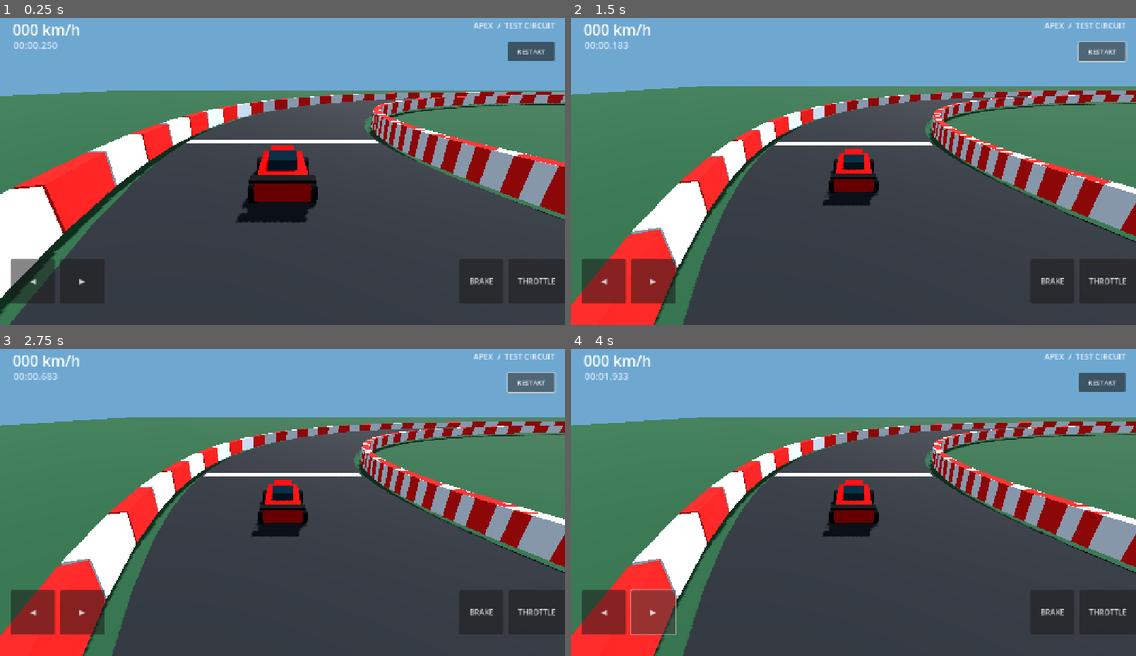
Above: before the commit, frames 1-4 (two rows, left to right).
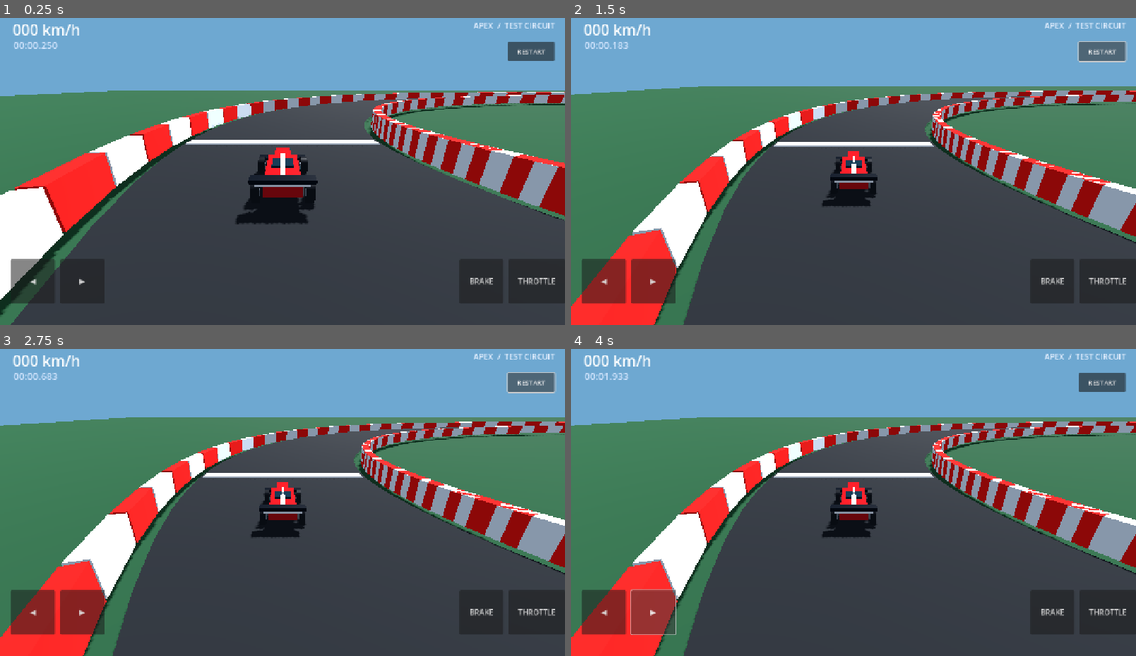
Above: after the commit, the same moments.

Repository: dhruvbhattacharjee009-creator/Apex_racing
Game: Godot game, scene res://scenes/main.tscn
The game is run twice, just before and just after one commit, with the same random seed, the same clock (stepped at 60 frames per second) and the same inputs.
Inputs:
- Up to frame 1 (0.25 s): no input
- Up to frame 2 (1.5 s): click "RESTART" at 0.5 s; click "RESTART" at 1.25 s
- Up to frame 3 (2.75 s): click "RESTART" at 2 s
- Up to frame 4 (4 s): click "◀" at 2.75 s; click "▶" at 3.5 s

The runs differ from the first frame. In frame 1, 2.3% of the frame differs, in the area x 0-100%, y 23-100%; in frame 2, 1.7%; in frame 3, 1.7%; in frame 4, 1.7%.

Commit message:
Add configurable formula and GT3 car models

Diff:
--- a/scripts/car_controller.gd
+++ b/scripts/car_controller.gd
@@ -1,11 +1,11 @@
 extends CharacterBody3D
 class_name ApexCarController
 
-const ENGINE_ACCELERATION := 23.0
+const BASE_ACCELERATION := 23.0
 const BRAKE_ACCELERATION := 38.0
-const MAX_SPEED := 58.0
+const BASE_MAX_SPEED := 58.0
 const REVERSE_SPEED := 12.0
-const LATERAL_GRIP := 7.5
+const BASE_LATERAL_GRIP := 7.5
 const GRAVITY := 22.0
 
 var speed_kmh: float = 0.0
@@ -13,6 +13,11 @@
 var throttle_input: float = 0.0
 var brake_input: float = 0.0
 var spawn_transform: Transform3D
+var car_profile: Dictionary = {}
+var max_speed: float = BASE_MAX_SPEED
+var engine_acceleration: float = BASE_ACCELERATION
+var lateral_grip: float = BASE_LATERAL_GRIP
+var visual_root: Node3D
 
 func _ready() -> void:
 	name = "PlayerCar"
@@ -20,8 +25,20 @@
 	floor_snap_length = 0.35
 	floor_max_angle = deg_to_rad(48.0)
 	_build_collision()
+	apply_car_profile({"name": "APEX GP-01", "style": "formula", "paint": "#D71920", "accent": "#F4F4F4"})
+	spawn_transform = global_transform
+
+func apply_car_profile(profile: Dictionary) -> void:
+	car_profile = profile.duplicate(true)
+	max_speed = float(profile.get("top_speed", BASE_MAX_SPEED))
+	engine_acceleration = float(profile.get("acceleration", BASE_ACCELERATION))
+	lateral_grip = float(profile.get("grip", BASE_LATERAL_GRIP))
+	if is_instance_valid(visual_root):
+		visual_root.queue_free()
+	visual_root = Node3D.new()
+	visual_root.name = "CarVisuals"
+	add_child(visual_root)
 	_build_visual()
-	spawn_transform = global_transform
 
 func _physics_process(delta: float) -> void:
 	throttle_input = Input.get_action_strength("accelerate")
@@ -31,25 +48,25 @@
 	var right := global_transform.basis.x
 	var forward_speed: float = velocity.dot(forward)
 	if throttle_input > 0.0:
-		velocity += forward * ENGINE_ACCELERATION * throttle_input * delta
+		velocity += forward * engine_acceleration * throttle_input * delta
 	if brake_input > 0.0:
 		if forward_speed > 1.0:
 			velocity -= forward * minf(BRAKE_ACCELERATION * brake_input * delta, forward_speed)
 		else:
-			velocity -= forward * ENGINE_ACCELERATION * 0.55 * brake_input * delta
+			velocity -= forward * engine_acceleration * 0.55 * brake_input * delta
 	if Input.is_action_pressed("handbrake"):
 		velocity -= right * velocity.dot(right) * minf(12.0 * delta, 1.0)
 	var steering_speed_factor: float = clampf(absf(forward_speed) / 12.0, 0.18, 1.0)
-	var speed_limiter: float = 1.0 - clampf(absf(forward_speed) / MAX_SPEED, 0.0, 0.72)
+	var speed_limiter: float = 1.0 - clampf(absf(forward_speed) / max_speed, 0.0, 0.72)
 	if absf(forward_speed) > 0.8:
 		rotate_y(-steering_input * 1.75 * steering_speed_factor * speed_limiter * signf(forward_speed) * delta)
 	forward = -global_transform.basis.z
 	right = global_transform.basis.x
 	var lateral_speed: float = velocity.dot(right)
-	velocity -= right * lateral_speed * minf(LATERAL_GRIP * delta, 0.92)
+	velocity -= right * lateral_speed * minf(lateral_grip * delta, 0.92)
 	var longitudinal_speed: float = velocity.dot(forward)
-	if longitudinal_speed > MAX_SPEED:
-		velocity -= forward * (longitudinal_speed - MAX_SPEED)
+	if longitudinal_speed > max_speed:
+		velocity -= forward * (longitudinal_speed - max_speed)
 	if longitudinal_speed < -REVERSE_SPEED:
 		velocity -= forward * (longitudinal_speed + REVERSE_SPEED)
 	velocity -= velocity * minf(0.32 * delta, 0.08)
@@ -70,66 +87,89 @@
 func _build_collision() -> void:
 	var collision := CollisionShape3D.new()
 	var shape := BoxShape3D.new()
-	shape.size = Vector3(1.65, 0.85, 3.8)
+	shape.size = Vector3(1.8, 0.9, 4.0)
 	collision.shape = shape
 	collision.position.y = 0.55
 	add_child(collision)
 
+func _material(hex: String, metallic: float = 0.25) -> StandardMaterial3D:
+	var material := StandardMaterial3D.new()
+	material.albedo_color = Color.from_string(hex, Color.WHITE)
+	material.metallic = metallic
+	material.roughness = 0.3
+	return material
+
+func _box(size: Vector3, pos: Vector3, material: Material, parent: Node3D = null) -> MeshInstance3D:
+	var item := MeshInstance3D.new()
+	var mesh := BoxMesh.new()
+	mesh.size = size
+	item.mesh = mesh
+	item.position = pos
+	item.material_override = material
+	(parent if parent != null else visual_root).add_child(item)
+	return item
+
 func _build_visual() -> void:
-	var body_material := StandardMaterial3D.new()
-	body_material.albedo_color = Color(0.82, 0.035, 0.055)
-	body_material.metallic = 0.45
-	body_material.roughness = 0.28
-	var dark_material := StandardMaterial3D.new()
-	dark_material.albedo_color = Color(0.035, 0.045, 0.06)
-	dark_material.metallic = 0.25
-	var glass_material := StandardMaterial3D.new()
-	glass_material.albedo_color = Color(0.08, 0.19, 0.25)
-	glass_material.metallic = 0.55
-	glass_material.roughness = 0.18
+	var paint := _material(str(car_profile.get("paint", "#D71920")), 0.48)
+	var accent := _material(str(car_profile.get("accent", "#F4F4F4")), 0.32)
+	var dark := _material("#10151D", 0.18)
+	var glass := _material("#18384B", 0.62)
+	var rubber := _material("#17191D", 0.0)
+	var is_gt3 := str(car_profile.get("style", "formula")) == "gt3"
 
-	var chassis := MeshInstance3D.new()
-	var chassis_mesh := BoxMesh.new()
-	chassis_mesh.size = Vector3(1.75, 0.48, 3.8)
-	chassis.mesh = chassis_mesh
-	chassis.position.y = 0.68
-	chassis.material_override = body_material
-	add_child(chassis)
+	if is_gt3:
+		_build_gt3_body(paint, accent, dark, glass)
+		_build_wheels(rubber, 1.08, 1.42, 0.43, 0.34)
+	else:
+		_build_formula_body(paint, accent, dark, glass)
+		_build_wheels(rubber, 0.91, 1.25, 0.39, 0.27)
 
-	var nose := MeshInstance3D.new()
-	var nose_mesh := BoxMesh.new()
-	nose_mesh.size = Vector3(1.15, 0.22, 1.5)
-	nose.mesh = nose_mesh
-	nose.position = Vector3(0.0, 0.73, -2.25)
-	nose.material_override = body_material
-	add_child(nose)
+func _build_formula_body(paint: Material, accent: Material, dark: Material, glass: Material) -> void:
+	_box(Vector3(1.28, 0.38, 3.35), Vector3(0.0, 0.66, 0.05), paint)
+	_box(Vector3(0.72, 0.20, 1.65), Vector3(0.0, 0.68, -2.05), paint)
+	_box(Vector3(0.82, 0.22, 0.86), Vector3(0.0, 0.83, -0.35), glass)
+	_box(Vector3(0.18, 0.10, 2.5), Vector3(0.0, 0.89, -0.15), accent)
+	_box(Vector3(2.25, 0.13, 0.48), Vector3(0.0, 0.43, -2.35), dark)
+	_box(Vector3(2.05, 0.12, 0.42), Vector3(0.0, 1.10, 1.73), dark)
+	_box(Vector3(1.72, 0.10, 0.34), Vector3(0.0, 0.95, 1.70), accent)
+	_box(Vector3(0.16, 0.48, 0.14), Vector3(-0.55, 0.79, 1.52), dark)
+	_box(Vector3(0.16, 0.48, 0.14), Vector3(0.55, 0.79, 1.52), dark)
 
-	var cockpit := MeshInstance3D.new()
-	var cockpit_mesh := BoxMesh.new()
-	cockpit_mesh.size = Vector3(1.05, 0.42, 1.25)
-	cockpit.mesh = cockpit_mesh
-	cockpit.position = Vector3(0.0, 1.08, -0.15)
-	cockpit.material_override = glass_material
-	add_child(cockpit)
+func _build_gt3_body(paint: Material, accent: Material, dark: Material, glass: Material) -> void:
+	_box(Vector3(2.02, 0.52, 4.05), Vector3(0.0, 0.72, 0.0), paint)
+	_box(Vector3(1.46, 0.52, 1.55), Vector3(0.0, 1.12, -0.25), glass)
+	_box(Vector3(1.92, 0.18, 1.15), Vector3(0.0, 0.97, -1.55), paint)
+	_box(Vector3(1.92, 0.18, 0.95), Vector3(0.0, 0.97, 1.45), paint)
+	_box(Vector3(2.18, 0.18, 0.42), Vector3(0.0, 1.25, 1.93), dark)
+	_box(Vector3(0.14, 0.48, 0.14), Vector3(-0.72, 0.99, 1.73), dark)
+	_box(Vector3(0.14, 0.48, 0.14), Vector3(0.72, 0.99, 1.73), dark)
+	_box(Vector3(1.55, 0.09, 0.16), Vector3(0.0, 0.91, -2.05), accent)
+	_box(Vector3(0.12, 0.12, 0.58), Vector3(-0.78, 0.79, -1.82), accent)
+	_box(Vector3(0.12, 0.12, 0.58), Vector3(0.78, 0.79, -1.82), accent)
+	_box(Vector3(1.45, 0.08, 0.15), Vector3(0.0, 1.39, 1.92), accent)
 
-	for x in [-0.98, 0.98]:
-		for z in [-1.22, 1.22]:
+func _build_wheels(rubber: Material, x_offset: float, z_offset: float, radius: float, width: float) -> void:
+	for x in [-x_offset, x_offset]:
+		for z in [-z_offset, z_offset]:
 			var wheel := MeshInstance3D.new()
-			var wheel_mesh := CylinderMesh.new()
-			wheel_mesh.top_radius = 0.39
-			wheel_mesh.bottom_radius = 0.39
-			wheel_mesh.height = 0.28
-			wheel_mesh.radial_segments = 16
-			wheel.mesh = wheel_mesh
+			var mesh := CylinderMesh.new()
+			mesh.top_radius = radius
+			mesh.bottom_radius = radius
+			mesh.height = width
+			mesh.radial_segments = 20
+			wheel.mesh = mesh
 			wheel.rotation.z = PI / 2.0
-			wheel.position = Vector3(x, 0.42, z)
-			wheel.material_override = dark_material
-			add_child(wheel)
-
-	var rear_wing := MeshInstance3D.new()
-	var wing_mesh := BoxMesh.new()
-	wing_mesh.size = Vector3(2.0, 0.12, 0.42)
-	rear_wing.mesh = wing_mesh
-	rear_wing.position = Vector3(0.0, 1.1, 1.72)
-	rear_wing.material_override = dark_material
-	add_child(rear_wing)
+			wheel.position = Vector3(x, 0.43, z)
+			wheel.material_override = rubber
+			visual_root.add_child(wheel)
+			var hub := MeshInstance3D.new()
+			var hub_mesh := CylinderMesh.new()
+			hub_mesh.top_radius = radius * 0.38
+			hub_mesh.bottom_radius = radius * 0.38
+			hub_mesh.height = width + 0.015
+			hub_mesh.radial_segments = 16
+			hub.mesh = hub_mesh
+			hub.rotation.z = PI / 2.0
+			hub.position = Vector3(x, 0.43, z)
+			hub.material_override = _material("#AEB8C2", 0.72)
+			visual_root.add_child(hub)
